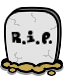
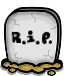
Layer changes from the first 64 x 76 image to the second:
added layer "Nuovo livello#1" above "Livello incollato" over [3, 62, 60, 75]
added layer "Nuovo livello" above "Nuovo livello#6" over [6, 12, 57, 68]
